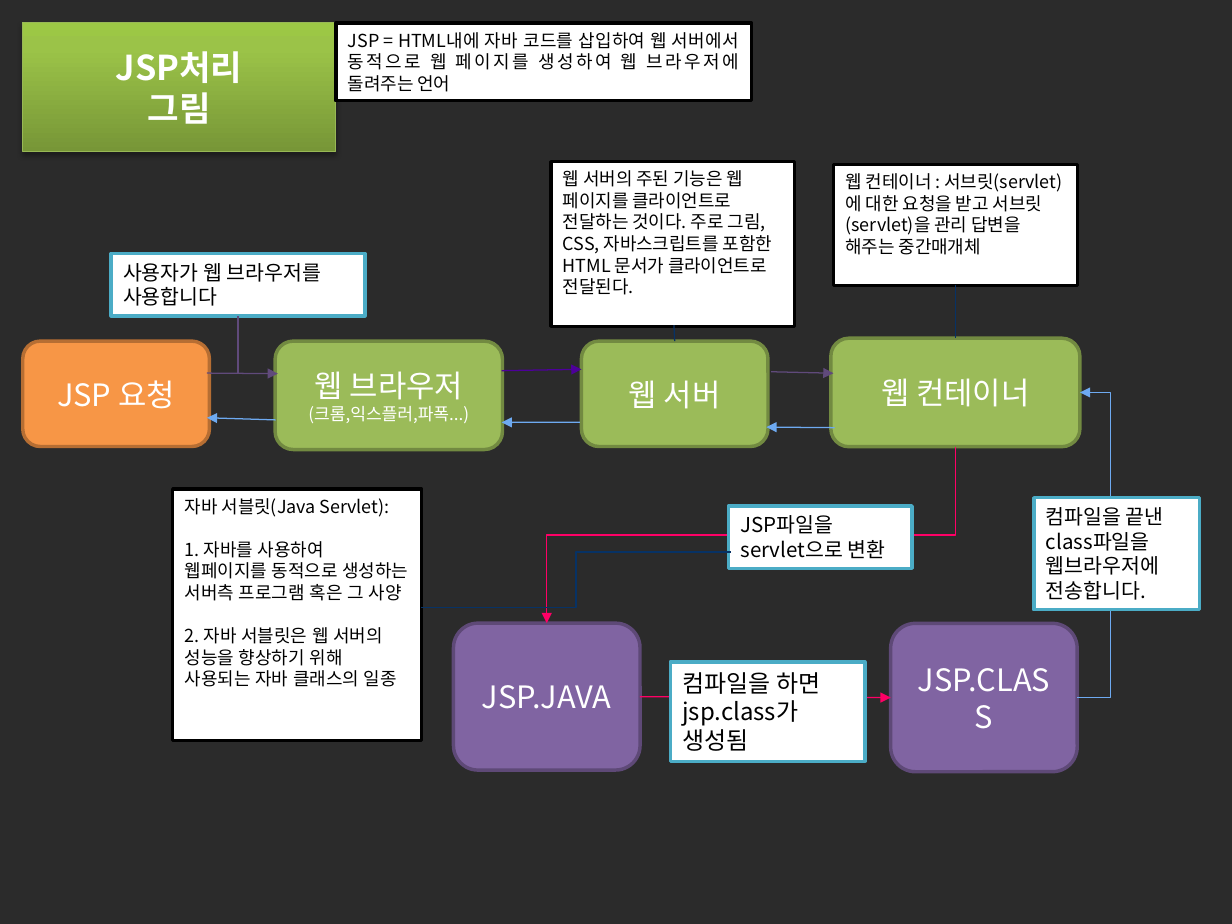
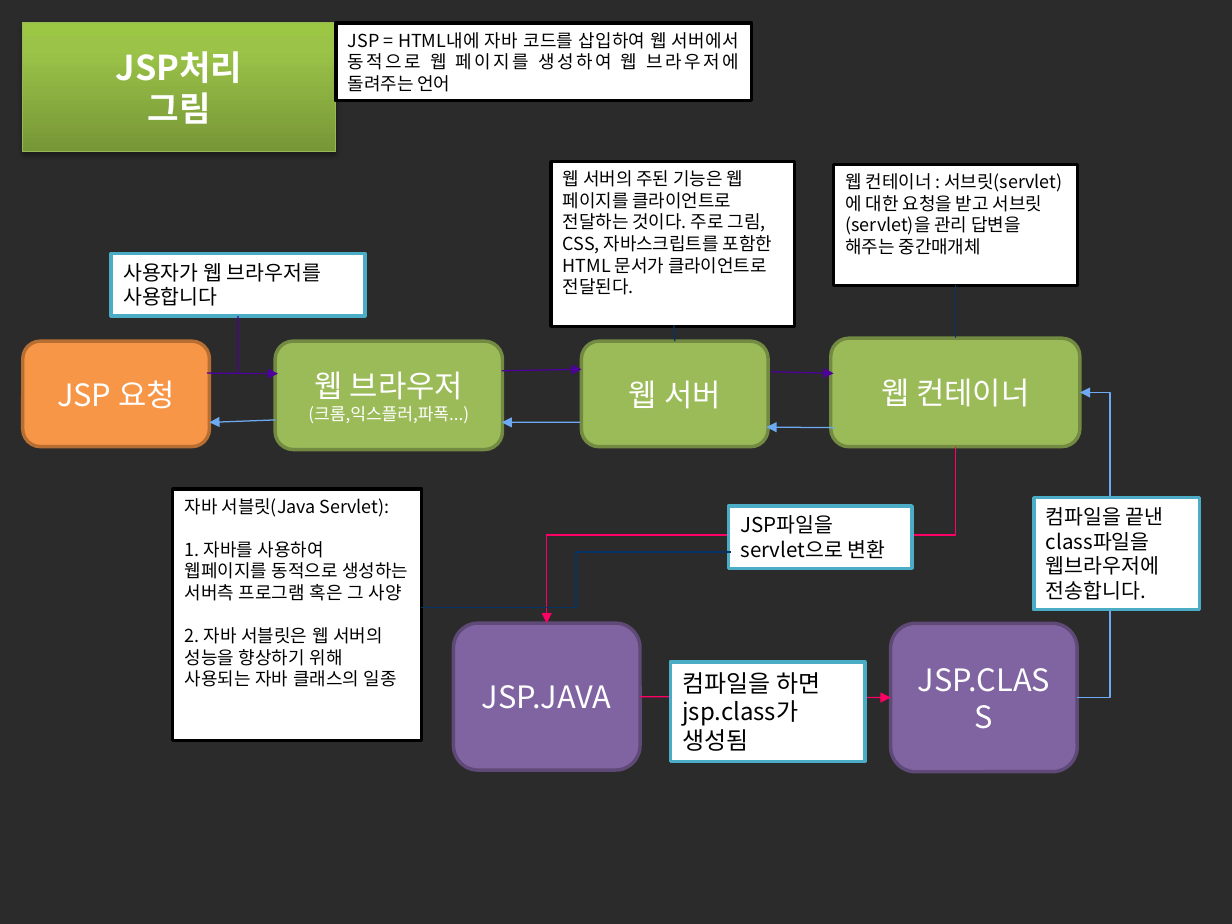
Before and after one commit to Runtym/ict_report, a slide deck: slide 2 of ict_report/src/bjs/JSP 처리의 이해 배진석.pptx. Drawn at 1232x924 pixels with LibreOffice and Linux fonts; fonts in the diff are those of the drawing; background and template pictures are left out; a plain dark background stands for a picture behind light text. Boxes give left, top, right and bottom in pixels: in the first picture for what was removed or moved away, otherwise in the second. Text is boxed around its words. In the diff, an @@ line names an element or a change of style, - is before the commit and + after.

Commit message:
dd

```diff
--- a/ict_report/src/bjs/JSP 처리의 이해 배진석.pptx
+++ b/ict_report/src/bjs/JSP 처리의 이해 배진석.pptx
@@ line (238, 373) - (238, 315): stroke #604A7B 0.75 pt to #4D009A 0.75 pt @@
@@ arrow (207, 373) - (278, 373): stroke #604A7B 0.75 pt to #4D009A 0.75 pt @@
@@ arrow (771, 372) - (834, 373): stroke #604A7B 0.75 pt to #4D009A 0.75 pt @@
@@ arrow moved from (276, 420) - (207, 418) to (276, 420) - (209, 423) @@
```
Also in this commit, not shown: 1 other slide changed.
